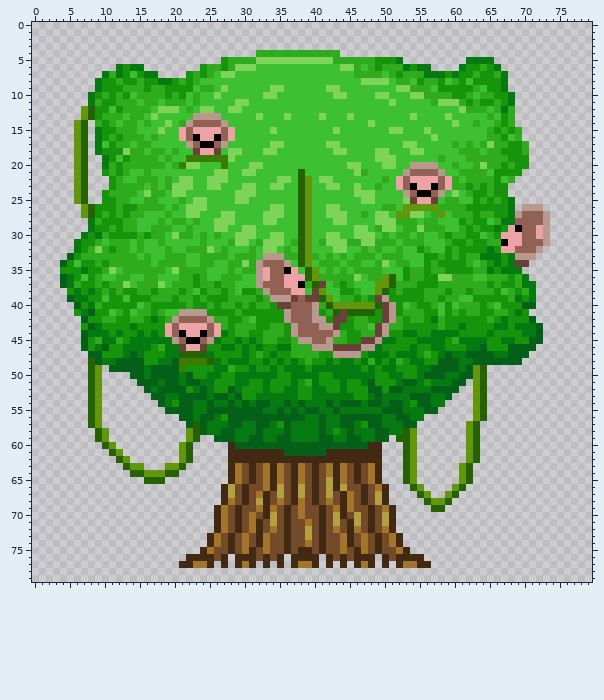
Edited in one commit: sprite sheet (Assets/Art/monkeyTree.png). This is how it looked before the edit.
The file is 80x80 pixels. The old version is drawn lined up with the new one.
The same view after the edit:
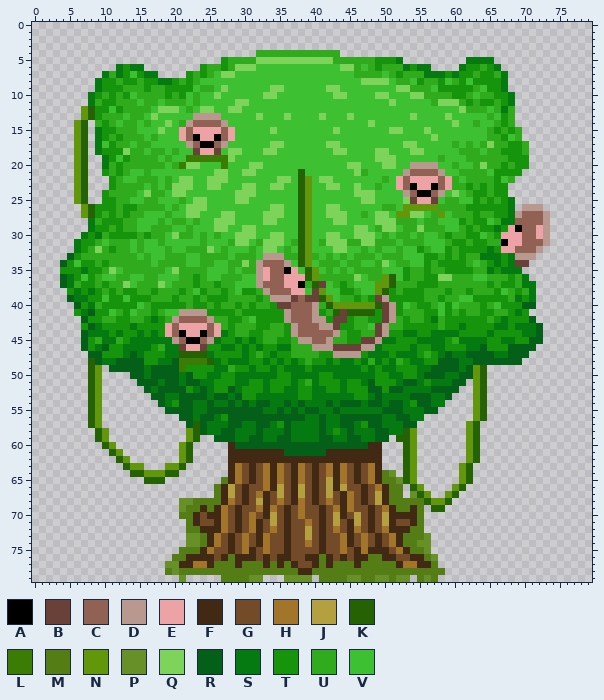
Palette (. is transparent): A #000000  B #6a4138  C #916254  D #b9998f  E #eda2a5  F #412914  G #744b28  H #a3752a  J #b5a03f  K #246204  L #3a7c04  M #547d16  N #62970c  P #679028  Q #7ed45b  R #046018  S #047a10  T #15940c  U #30ab1d  V #3dc031
From old to new:
whole drawing moved by -1,-2 (the old picture is shown already moved)
The author put colour F in row 69 at x 24 and 54; in row 70 at x 23, 25 and 52 to 54; in row 71 at x 23 and 54; in row 72 at x 24 to 25 and 52 to 53; in row 76 at x 36; in row 78 at x 38 to 39.
Colour G becomes colour F in row 75 at x 48 and 50; in row 76 at x 51.
The author put colour G in row 70 at x 24; in row 71 at x 24 to 25 and 52 to 53.
Colour F becomes colour G in row 75 at x 38 to 39; in row 76 at x 37 to 38 and 52 to 53.
Colour H becomes colour G in row 77 at x 38 to 39.
The author put colour M in row 64 at x 50; in row 65 at x 27 and 50 to 51; in rows 66 to 67 at x 26 and 51 to 52; in row 68 at x 23 to 26 and 51 to 55; in row 69 at x 22 to 23, 25, 52 to 53 and 55; in row 70 at x 21 to 22 and 55.
The author put colour M in row 71 at x 22 and 55; in row 72 at x 22 to 23 and 54 to 55; in row 73 at x 24 and 53 to 55; in row 74 at x 24 and 53 to 54; in row 75 at x 21 to 23 and 54 to 55; in row 76 at x 20 to 21, 28, 41, 49 and 56.
The author put colour M in row 77 at x 26, 28, 32, 34, 36, 41, 43, 45, 49, 51 and 57; in row 78 at x 19, 21 to 37 and 40 to 58; in row 79 at x 27 to 30, 41 to 44, 47 to 48, 51, 55 and 57.
Colour F becomes colour M in row 76 at x 48; in row 77 at x 27, 31, 44, 48 and 50.
Colour H becomes colour M in row 77 at x 30 and 47.
The author put colour P in row 64 at x 51; in row 65 at x 52; in row 67 at x 54; in row 68 at x 21 to 22; in row 69 at x 21; in row 73 at x 22 to 23 and 56.
The author put colour P in row 74 at x 22 to 23 and 55 to 56; in row 75 at x 56; in row 76 at x 57; in row 77 at x 19 to 20; in row 78 at x 20; in row 79 at x 21, 31 to 32, 36 to 39, 45 to 46, 49 to 50, 52 to 53 and 56.
